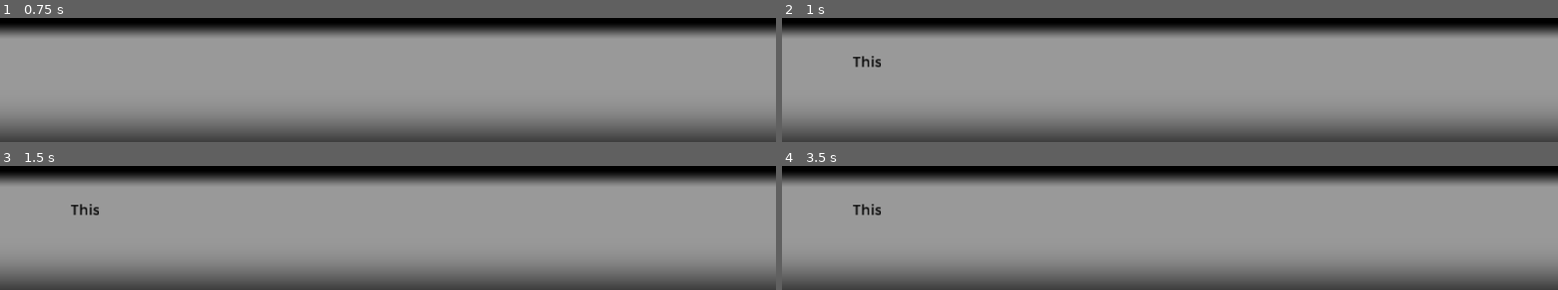
Above: before the commit, frames 1-4 (two rows, left to right).
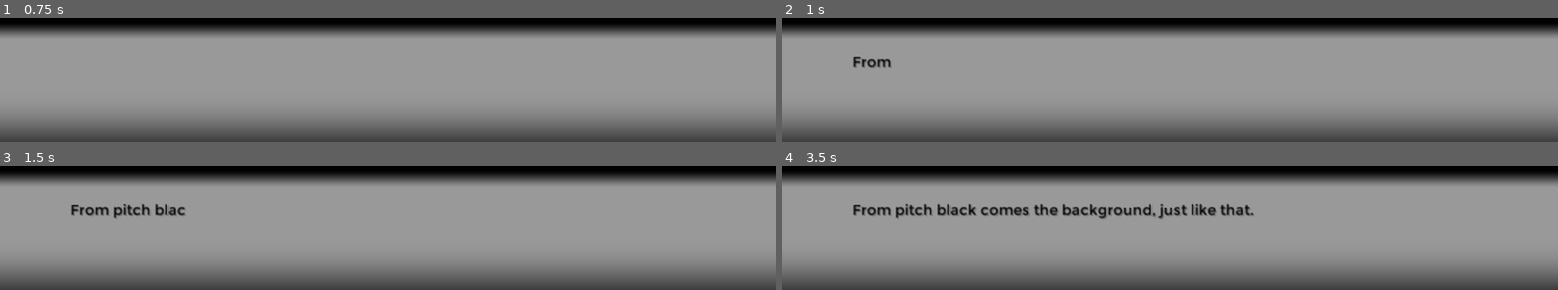
Above: after the commit, the same moments.

Repository: hermitpopcorn/godot-test
Game: Godot game, scene res://main.tscn
Two runs of this game, one before a commit and one after it. Both use one fixed random seed, a clock stepped at 60 frames per second and the inputs below.
Inputs (mouse positions are in pixels of both pictures, inside the frame that each line leads up to):
- Up to frame 1 (0.75 s): move the mouse to (388, 82) at 0.52 s; click (388, 82) at 0.67 s
- Up to frame 2 (1 s): no input
- Up to frame 3 (1.5 s): tap Enter at 1.25 s; move the mouse to (outside the picture) at 1.27 s; click (outside the picture) at 1.42 s
- Up to frame 4 (3.5 s): tap Space at 2 s; move the mouse to (outside the picture) at 2.02 s; click (outside the picture) at 2.17 s; move the mouse to (outside the picture) at 2.77 s; click (outside the picture) at 2.92 s

Frame 1 is identical in both runs. In frame 2, 0.2% of the frame differs, in the area x 9-15%, y 30-41%; in frame 3, 0.8%; in frame 4, 2.8%, in the area x 9-61%, y 30-43%.

Commit message:
add show/hide background function to EventProcessor

Diff:
--- a/components/dialog.tscn
+++ b/components/dialog.tscn
@@ -145,15 +145,18 @@
 custom_fonts/bold_font = SubResource( 2 )
 custom_fonts/normal_font = SubResource( 3 )
 custom_colors/default_color = Color( 0, 0, 0, 1 )
+custom_colors/font_color_shadow = Color( 0.141176, 0.141176, 0.141176, 0.32549 )
+custom_constants/shadow_offset_x = 3
+custom_constants/shadow_offset_y = 3
 bbcode_enabled = true
 meta_underlined = false
 scroll_active = false
 __meta__ = {
-"_edit_lock_": true,
 "_edit_use_anchors_": false
 }
 
 [node name="CollisionShape2D" type="CollisionShape2D" parent="ClickableArea"]
+visible = false
 shape = SubResource( 4 )
 one_way_collision = true
 __meta__ = {
--- a/components/event_processor.tscn
+++ b/components/event_processor.tscn
@@ -9,6 +9,10 @@
 var sequence
 var current_index = 0
 var running = false
+
+var sprites = {}
+
+var wait_queue = []
 
 signal sequence_finished
 
@@ -26,7 +30,6 @@
 
 func _advance_sequence():
 	self.current_index += 1
-	print(\"SEQUENCE: \" + str(self.current_index))
 	if (self.current_index < self.sequence.size()):
 		self._execute_sequence(self.current_index)
 	else:
@@ -41,15 +44,65 @@
 				self.message_box.hide()
 			'showMessageBox':
 				self.message_box.show()
+			'sprite':
+				self.show_sprite(entry.options)
 	elif (entry is String):
 		self.message_box.show_text(entry)
 
+func show_sprite(options: Dictionary):
+	var sprite
+	var wait_for_animation = true; if (options.has('wait')): wait_for_animation = options.wait
+
+	if (options.action == \"show\"):
+		if (options.position == \"background\"):
+			# Remove existing image beforehand
+			if (self.sprites.has(options.key)):
+				self.sprites[options.key].queue_free()
+				$SpriteContainer.remove_child(self.sprites[options.key])
+				self.sprites.erase(options.key)
+			# Create new TextureRect
+			sprite = TextureRect.new()
+			sprite.texture = load(options.src)
+			sprite.expand = true
+			sprite.stretch_mode = TextureRect.STRETCH_KEEP_ASPECT_COVERED
+			sprite.mouse_filter = Control.MOUSE_FILTER_IGNORE
+			sprite.set_size(Vector2(ProjectSettings.get_setting(\"display/window/size/width\"), ProjectSettings.get_setting(\"display/window/size/height\")))
+			sprite.set_position(Vector2(0, 0))
+			sprite.modulate.a = 0
+			$SpriteContainer.add_child(sprite)
+			self.sprites[options.key] = sprite
+			$SpriteContainer/SpriteTween.interpolate_property(sprite, 'modulate:a', 0, 1, options.duration if options.has('duration') else 1, Tween.TRANS_LINEAR, Tween.EASE_OUT_IN, options.delay if options.has('delay') else 0)
+			if (wait_for_animation): self.wait_queue.push_back(sprite)
+			$SpriteContainer/SpriteTween.start()
+	elif (options.action == \"hide\"):
+		sprite = self.sprites[options.key]
+		$SpriteContainer/SpriteTween.interpolate_property(sprite, 'modulate:a', 1, 0, options.duration if options.has('duration') else 1, Tween.TRANS_LINEAR, Tween.EASE_OUT_IN, options.delay if options.has('delay') else 0)
+		if (wait_for_animation): self.wait_queue.push_back(sprite)
+		$SpriteContainer/SpriteTween.start()
+
+	# Immediately advance if queue is empty
+	if (self.wait_queue.size() == 0):
+		self._advance_sequence()
+
 func _on_next():
-	self._advance_sequence()
+	if (self.running):
+		# Cancel if queue is not empty
+		if (self.wait_queue.size() > 0): return false
+
+		self._advance_sequence()
 
 func _on_MessageBox_finished_tweening():
 	if (self.running):
 		self._advance_sequence()
+
+func _on_sprite_tween_completed(object, key):
+	if (self.wait_queue.has(object)):
+		self.wait_queue.erase(object)
+		if (self.wait_queue.size() == 0):
+			self._advance_sequence()
+
+func _on_sprite_tween_all_completed():
+	pass
 "
 
 [node name="EventProcessor" type="Control"]
@@ -58,6 +111,12 @@
 "_edit_use_anchors_": false
 }
 
+[node name="SpriteContainer" type="Node2D" parent="."]
+
+[node name="SpriteTween" type="Tween" parent="SpriteContainer"]
+
 [node name="MessageBox" parent="." instance=ExtResource( 1 )]
+[connection signal="tween_all_completed" from="SpriteContainer/SpriteTween" to="." method="_on_sprite_tween_all_completed"]
+[connection signal="tween_completed" from="SpriteContainer/SpriteTween" to="." method="_on_sprite_tween_completed"]
 [connection signal="finished_tweening" from="MessageBox" to="." method="_on_MessageBox_finished_tweening"]
 [connection signal="next" from="MessageBox" to="." method="_on_next"]
--- a/main.tscn
+++ b/main.tscn
@@ -17,13 +17,31 @@
 	self.event_processor = $EventProcessor
 	self.event_processor.set_sequence([
 		{ 'command': 'showMessageBox' },
-		'This',
-		'then',
-		'that',
+		\"From pitch black comes the background, just like that.\",
+		{ 'command': 'sprite', 'options': {
+			'action': 'show',
+			'key': 'bg',
+			'src': 'res://images/bg/nsicroom_day.png',
+			'position': 'background',
+		} },
+		\"Again!\",
+		\"Show it again!\",
+		{ 'command': 'sprite', 'options': {
+			'action': 'show',
+			'key': 'bg',
+			'src': 'res://images/bg/nsicroom_day.png',
+			'position': 'background',
+			'wait': false,
+		} },
+		\"And it can go poof just like that.\",
+		{ 'command': 'sprite', 'options': {
+			'action': 'hide',
+			'key': 'bg',
+		} },
+		\"So long, suckers.\",
 		{ 'command': 'hideMessageBox' },
 	])
 	self.event_processor.run()
-
 
 func _on_sequence_finished():
 	self.event_processor.run()
